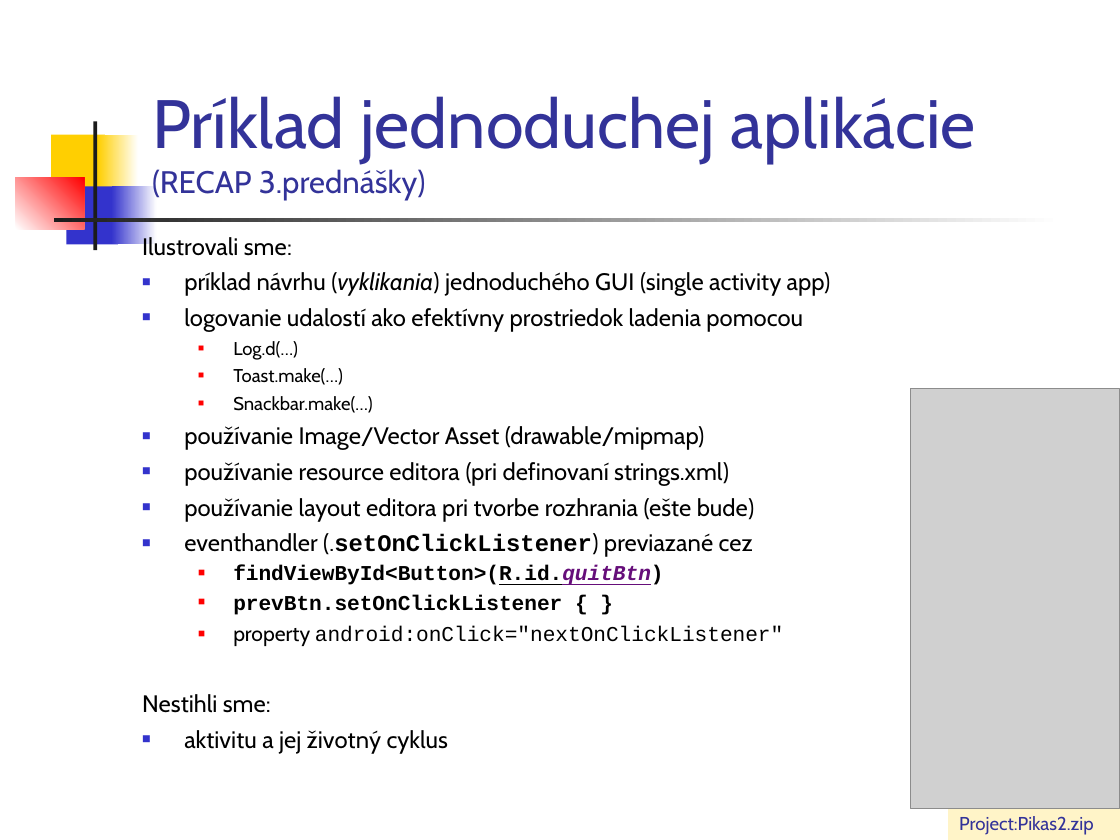
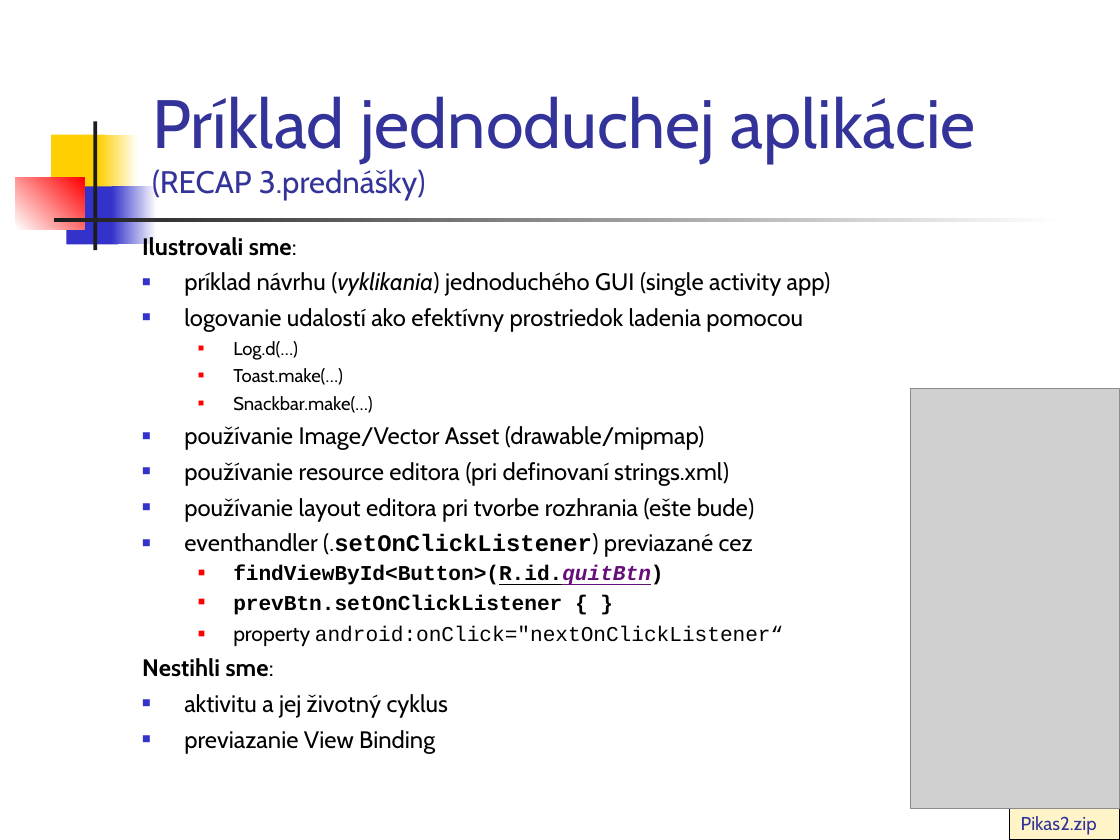
Before and after one commit to vmandro/Prednasky, a slide deck: slide 2 of 03/03_Android.ppt (slide 3 before the commit). Drawn at 1120x840 pixels with LibreOffice and Linux fonts; fonts in the diff are those of the drawing; grey boxes stand for pictures. Boxes give left, top, right and bottom in pixels: in the first picture for what was removed or moved away, otherwise in the second. Text is boxed around its words. In the diff, an @@ line names an element or a change of style, - is before the commit and + after.

```diff
--- a/03/03_Android.ppt
+++ b/03/03_Android.ppt
@@ text at (x1=142, y1=234, x2=297, y2=677): bold on in "Ilustrovali sme:", "Nestihli sme:" @@
@@ text at (x1=233, y1=626, x2=783, y2=646): text changed @@
-  ■ property android:onClick="nextOnClickListener"
+  ■ property android:onClick="nextOnClickListener“
@@ text at (x1=184, y1=730, x2=435, y2=754): paragraph added @@
+■ previazanie View Binding
@@ rectangle "Pikas2.zip" resized from (x1=949, y1=806, x2=1120, y2=840) to (x1=1010, y1=806, x2=1120, y2=840) @@
@@ rectangle "Pikas2.zip" at (x1=1010, y1=806, x2=1120, y2=840): outline none to #000000 0.74 pt @@
@@ text in rectangle at (x1=1021, y1=816, x2=1097, y2=835): text changed @@
-Project:Pikas2.zip
+Pikas2.zip
```
Also in this commit, not shown: 25 other slides changed, 3 slides added, 1 slide removed, 2 other files.
